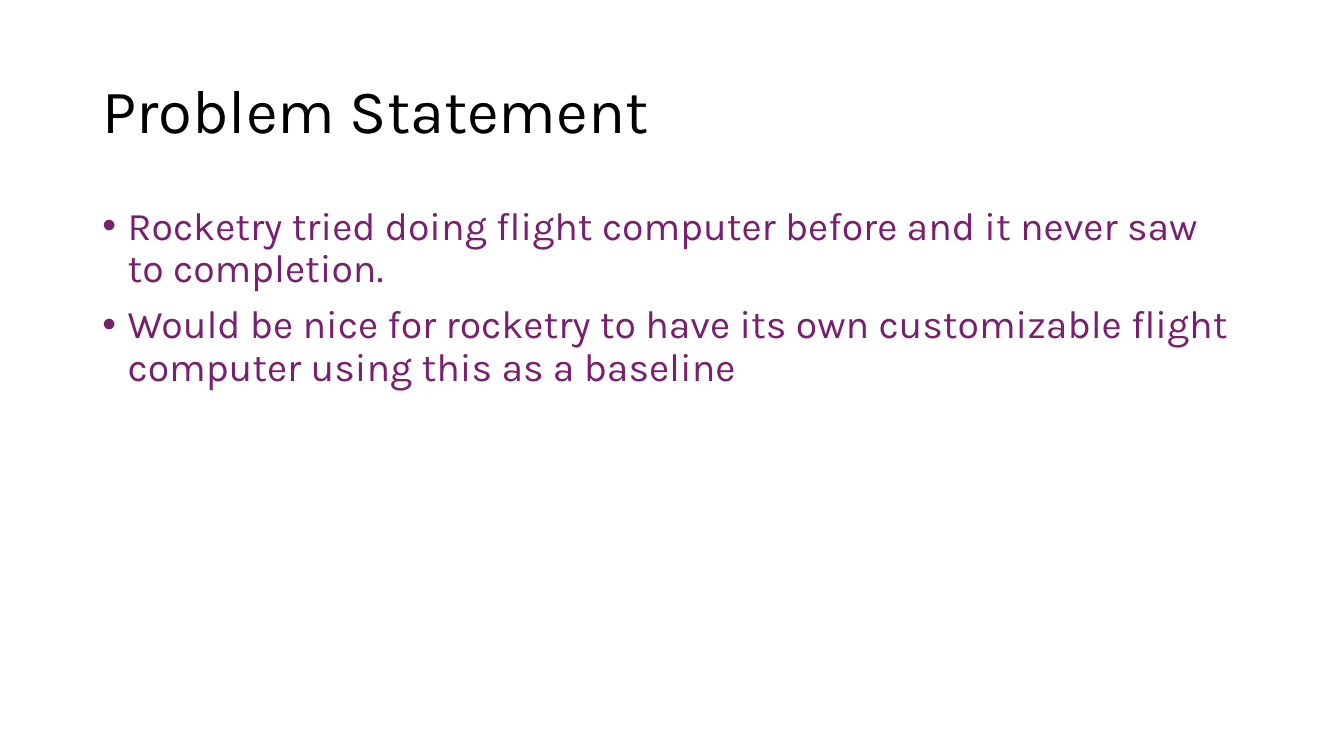
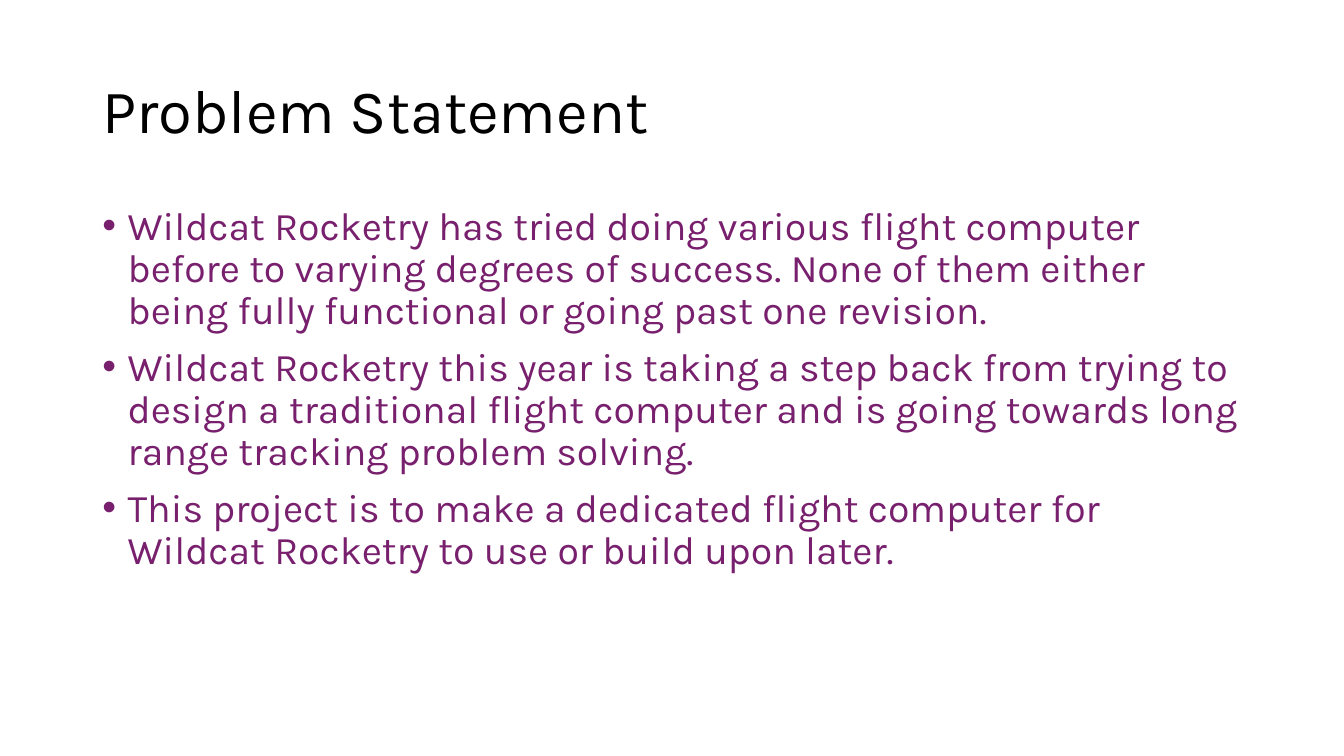
Before and after one commit to Tannyr-Singleterry/ECE590_SeniorDesign, a slide deck: slide 2 of Documents/CDR/CDR_Presentation.pptx. Drawn at 1344x756 pixels with LibreOffice and Linux fonts; fonts in the diff are those of the drawing. Boxes give left, top, right and bottom in pixels: in the first picture for what was removed or moved away, otherwise in the second. Text is boxed around its words. In the diff, an @@ line names an element or a change of style, - is before the commit and + after.

```diff
--- a/Documents/CDR/CDR_Presentation.pptx
+++ b/Documents/CDR/CDR_Presentation.pptx
@@ text at (x1=128, y1=213, x2=1237, y2=574): text changed @@
-• Rocketry tried doing flight computer before and it never saw to completion.
-• Would be nice for rocketry to have its own customizable flight computer using this as a baseline
+• Wildcat Rocketry has tried doing various flight computer before to varying degrees of success. None of them either being fully functional or going past one revision.
+• Wildcat Rocketry this year is taking a step back from trying to design a traditional flight computer and is going towards long range tracking problem solving.
+• This project is to make a dedicated flight computer for Wildcat Rocketry to use or build upon later.
```
Also in this commit, not shown: 4 other slides changed.
